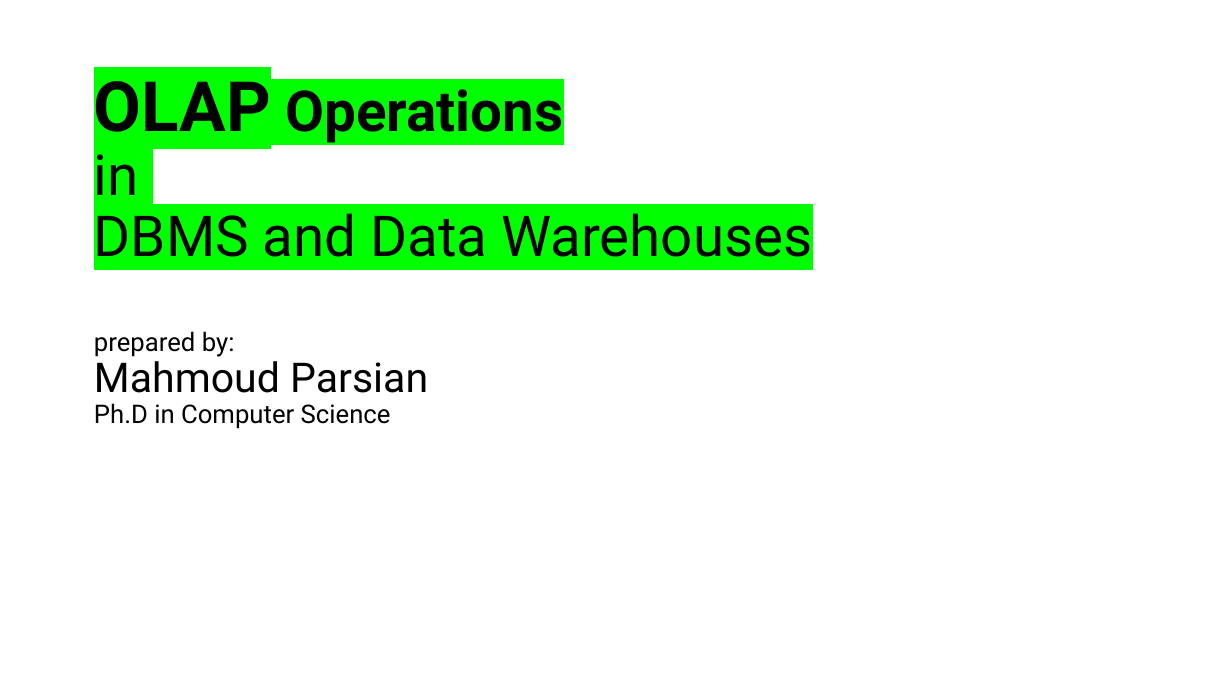
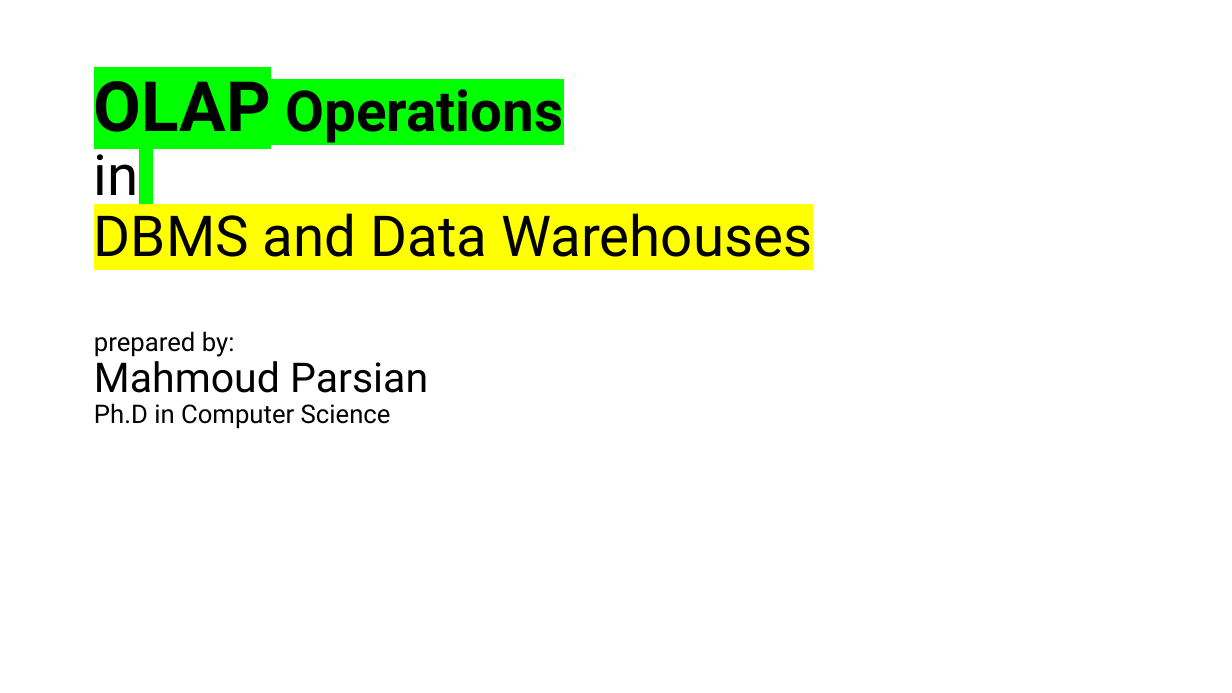
Before and after one commit to mahmoudparsian/data-warehousing-and-business-intelligence, a slide deck: slide 1 of resources/class_lectures/week_10_OLAP_Operations/OLAP_Operations_in_DBMS.pptx. Drawn at 1232x693 pixels with LibreOffice and Linux fonts; fonts in the diff are those of the drawing. Boxes give left, top, right and bottom in pixels: in the first picture for what was removed or moved away, otherwise in the second. Text is boxed around its words. In the diff, an @@ line names an element or a change of style, - is before the commit and + after.

```diff
--- a/resources/class_lectures/week_10_OLAP_Operations/OLAP_Operations_in_DBMS.pptx
+++ b/resources/class_lectures/week_10_OLAP_Operations/OLAP_Operations_in_DBMS.pptx
@@ title "OLAP Operations in DBMS and ..." at (94, 81, 812, 257): highlight #00FF00 to none in "in"; highlight #00FF00 to #FFFF00 in "DBMS and Data Warehouses" @@
```
Also in this commit, not shown: 1 other slide changed, 2 slides added, 3 other files.
